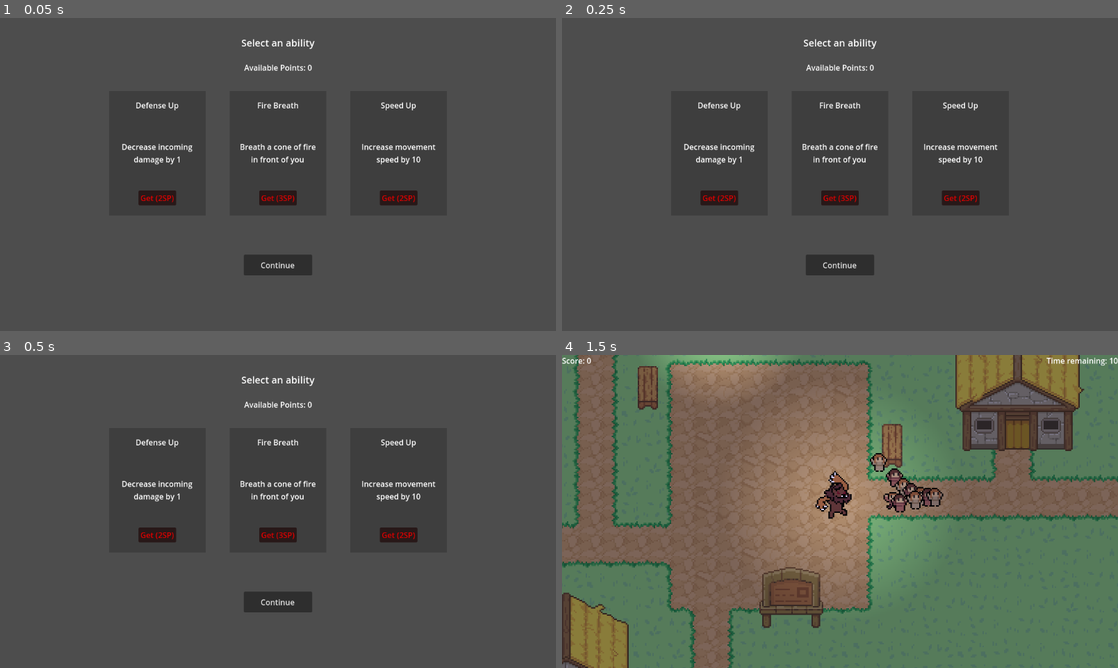
Above: before the commit, frames 1-4 (two rows, left to right).
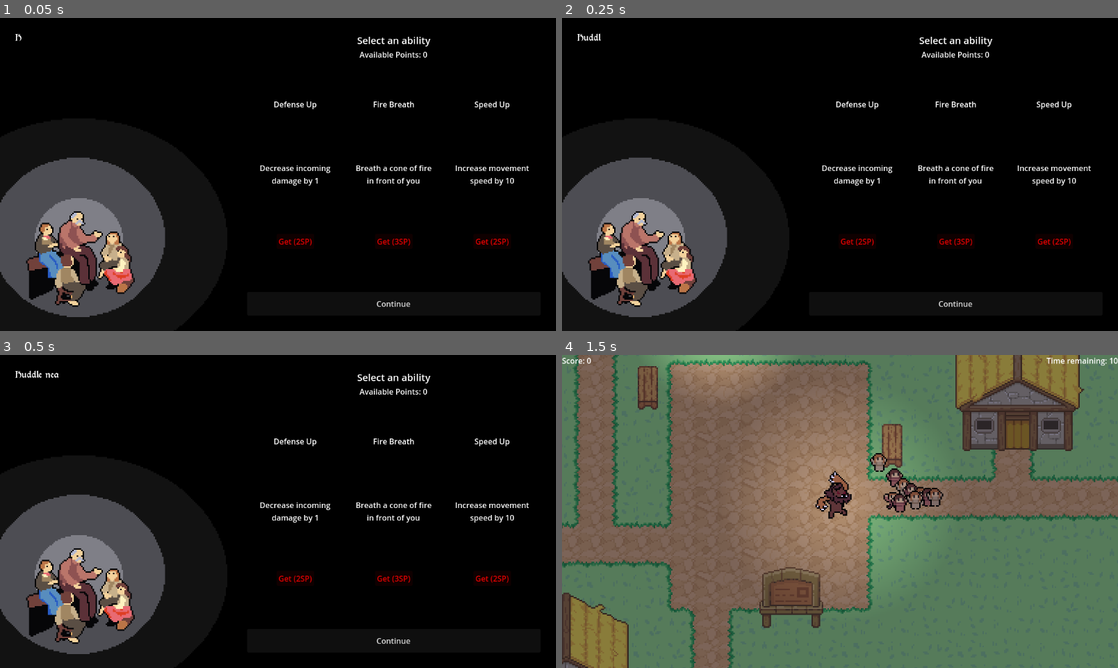
Above: after the commit, the same moments.

Repository: zhang-edward/folk-monster-game
Game: Godot game, scene res://scenes/PowerUpSelect.tscn
Same seed, same stepped clock (60 frames per second), same inputs: the game is played once before the commit and once after it. This scene is started directly instead of the project's main scene.
Inputs:
- Up to frame 1 (0.05 s): no input
- Up to frame 2 (0.25 s): no input
- Up to frame 3 (0.5 s): no input
- Up to frame 4 (1.5 s): click "Continue" at 0.5 s; hold D (move_right) from 1.28 s (still down); hold Space (attack) from 1.28 s (still down)

The runs differ from the first frame. In frame 1, 92% of the frame differs, in the area x 0-100%, y 0-100%; in frame 2, 92%; in frame 3, 92%; in frame 4, nothing differs.

Commit message:
Add old man storytelling and dialogue

Diff:
--- a/scenes/PowerUpSelect.tscn
+++ b/scenes/PowerUpSelect.tscn
@@ -1,7 +1,11 @@
-[gd_scene load_steps=3 format=3 uid="uid://chgqevh303ogo"]
+[gd_scene load_steps=7 format=3 uid="uid://bmmot5etbhluq"]
 
 [ext_resource type="Script" path="res://scripts/PowerUpSelect.gd" id="1_4xnrr"]
 [ext_resource type="Script" path="res://scripts/PowerUpBox.gd" id="2_l73ih"]
+[ext_resource type="FontFile" uid="uid://13j87krg6v02" path="res://MorrisRoman-Black.ttf" id="3_3xjaw"]
+[ext_resource type="Script" path="res://scripts/DialogueBox.gd" id="3_5uakd"]
+[ext_resource type="Texture2D" uid="uid://bdtfoitttphe3" path="res://sprites/art/old_man_storytelling.png" id="3_kty17"]
+[ext_resource type="Texture2D" uid="uid://c5id0egdocnqy" path="res://sprites/blood_splatter1.png" id="4_1hdir"]
 
 [node name="PowerUpSelect" type="Node2D"]
 script = ExtResource("1_4xnrr")
@@ -18,42 +22,47 @@
 
 [node name="Label" type="Label" parent="CanvasLayer/Control"]
 layout_mode = 1
-anchors_preset = 5
-anchor_left = 0.5
-anchor_right = 0.5
-offset_left = -76.0
-offset_top = 37.0
-offset_right = 76.0
-offset_bottom = 68.0
-grow_horizontal = 2
+anchors_preset = 1
+anchor_left = 1.0
+anchor_right = 1.0
+offset_left = -640.0
+offset_top = 32.0
+offset_right = -32.0
+offset_bottom = 63.0
+grow_horizontal = 0
 theme_override_font_sizes/font_size = 20
 text = "Select an ability"
+horizontal_alignment = 1
 
 [node name="Score" type="Label" parent="CanvasLayer/Control"]
 layout_mode = 1
-anchors_preset = 5
-anchor_left = 0.5
-anchor_right = 0.5
-offset_left = -64.0
-offset_top = 91.0
-offset_right = 64.0
-offset_bottom = 117.0
-grow_horizontal = 2
+anchors_preset = 1
+anchor_left = 1.0
+anchor_right = 1.0
+offset_left = -640.0
+offset_top = 64.0
+offset_right = -32.0
+offset_bottom = 90.0
+grow_horizontal = 0
 text = "Available Points:"
+horizontal_alignment = 1
 
 [node name="HBoxContainer" type="HBoxContainer" parent="CanvasLayer/Control"]
 layout_mode = 1
-anchors_preset = 15
-anchor_right = 1.0
-anchor_bottom = 1.0
-offset_top = 151.0
-offset_bottom = -239.0
-grow_horizontal = 2
-grow_vertical = 2
-theme_override_constants/separation = 50
-alignment = 1
+anchors_preset = 6
+anchor_left = 1.0
+anchor_top = 0.5
+anchor_right = 1.0
+anchor_bottom = 0.5
+offset_left = -640.0
+offset_top = -175.0
+offset_right = -32.0
+offset_bottom = 175.0
+grow_horizontal = 0
+grow_vertical = 2
 
 [node name="PowerUp" type="ColorRect" parent="CanvasLayer/Control/HBoxContainer"]
+unique_name_in_owner = true
 custom_minimum_size = Vector2(200, 2.08165e-12)
 layout_mode = 2
 color = Color(0, 0, 0, 0.196078)
@@ -109,6 +118,7 @@
 autowrap_mode = 2
 
 [node name="PowerUp2" type="ColorRect" parent="CanvasLayer/Control/HBoxContainer"]
+unique_name_in_owner = true
 custom_minimum_size = Vector2(200, 2.08165e-12)
 layout_mode = 2
 color = Color(0, 0, 0, 0.196078)
@@ -164,6 +174,7 @@
 autowrap_mode = 2
 
 [node name="PowerUp3" type="ColorRect" parent="CanvasLayer/Control/HBoxContainer"]
+unique_name_in_owner = true
 custom_minimum_size = Vector2(200, 2.08165e-12)
 layout_mode = 2
 color = Color(0, 0, 0, 0.196078)
@@ -220,18 +231,43 @@
 
 [node name="ContinueButton" type="Button" parent="CanvasLayer/Control"]
 layout_mode = 1
-anchors_preset = 7
-anchor_left = 0.5
-anchor_top = 1.0
-anchor_right = 0.5
-anchor_bottom = 1.0
-offset_left = -71.0
-offset_top = -158.0
-offset_right = 71.0
-offset_bottom = -115.0
-grow_horizontal = 2
+anchors_preset = 3
+anchor_left = 1.0
+anchor_top = 1.0
+anchor_right = 1.0
+anchor_bottom = 1.0
+offset_left = -640.0
+offset_top = -81.0
+offset_right = -32.0
+offset_bottom = -32.0
+grow_horizontal = 0
 grow_vertical = 0
 text = "Continue"
+
+[node name="RichTextLabel" type="RichTextLabel" parent="CanvasLayer/Control"]
+layout_mode = 0
+offset_left = 32.0
+offset_top = 32.0
+offset_right = 482.0
+offset_bottom = 332.0
+theme_override_fonts/normal_font = ExtResource("3_3xjaw")
+theme_override_font_sizes/normal_font_size = 22
+bbcode_enabled = true
+text = "test"
+script = ExtResource("3_5uakd")
+
+[node name="OldManStorytelling" type="Sprite2D" parent="."]
+position = Vector2(168, 451)
+scale = Vector2(3, 3)
+texture = ExtResource("3_kty17")
+
+[node name="BG" type="Sprite2D" parent="."]
+modulate = Color(0, 0, 0, 1)
+z_index = -1000
+position = Vector2(515, 204)
+scale = Vector2(150, 150)
+texture = ExtResource("4_1hdir")
+metadata/_edit_lock_ = true
 
 [connection signal="pressed" from="CanvasLayer/Control/HBoxContainer/PowerUp/SelectButton" to="CanvasLayer/Control/HBoxContainer/PowerUp" method="select_powerup"]
 [connection signal="pressed" from="CanvasLayer/Control/HBoxContainer/PowerUp2/SelectButton" to="CanvasLayer/Control/HBoxContainer/PowerUp2" method="select_powerup"]
--- /dev/null
+++ b/scripts/DialogueBox.gd
@@ -0,0 +1,69 @@
+extends RichTextLabel
+
+const INTRO_OPTIONS = [
+	"Gather 'round, children. Long ago, a monstrous creature haunted our village at night.",
+	"Come closer, little ones. In days of old, a terrifying beast prowled our village under the cover of darkness.",
+	"Listen closely, young ones. In the past, a fearsome creature stalked our village after the sun set.",
+	"Once upon a time, a monstrous creature terrorized our village after nightfall.",
+	"Huddle near, kids. Ages past, a sinister beast with glowing eyes haunted our nights.",
+	"Hear my tale, young ones. Once, a nightmarish beast roamed our village under the moon.",
+	"Come, listen well, children. Long ago, a terrifying monster lurked in the shadows of our village."
+]
+
+const KILL_COUNT_OPTIONS = [
+	"X souls were devoured by the beast on that fateful night.",
+	"That fateful night, the beast claimed X lives.",
+	"On that dreadful night, the beast took X souls.",
+	"X lives were lost on that horrific night, taken by the beast.",
+	"X souls fell to the beast on that tragic night.",
+	"The beast stole X souls on that fateful night.",
+	"X lives were taken by the beast on that grim night.",
+	"That terrible night, the beast claimed X souls.",
+	"On that fateful night, X souls were taken by the beast.",
+	"X souls were consumed by the beast on that dreadful night.",
+]
+
+const POWERUP_OPTIONS = [
+	"They say the beast could...",
+	"It is whispered that the beast could...",
+	"Legends tell that the beast had the power to...",
+	"Some believe the beast was able to...",
+	"Tales speak of the beast's ability to...",
+	"They claim the beast could...",
+	"Old stories say the beast was capable of...",
+	"It is said the beast possessed the power to...",
+	"Rumor has it the beast could...",
+	"Folk tales describe how the beast could..."
+]
+
+const SCROLL_INTERVAL = 0.02
+const PUNCTUATION_INTERVAL = 0.5
+const COMMA_INTERVAL = 0.1
+
+var _scroll_interval := SCROLL_INTERVAL
+var _t = 0
+
+# Called when the node enters the scene tree for the first time.
+func _ready():
+	text = ""
+	var score = (get_node("/root/PlayerVariables") as PlayerVariables).player_score
+	text += INTRO_OPTIONS[randi() % INTRO_OPTIONS.size()] + "\n\n"
+	text += KILL_COUNT_OPTIONS[randi() % KILL_COUNT_OPTIONS.size()].replace("X", str(score)) + "\n\n"
+	text += POWERUP_OPTIONS[randi() % POWERUP_OPTIONS.size()] + "\n\n"
+	visible_characters = 0
+
+# Called every frame. 'delta' is the elapsed time since the previous frame.
+func _process(delta):
+	if _t > _scroll_interval:
+		_t = 0
+		if visible_characters < text.length():
+			visible_characters += 1
+			var last_char = text.substr(visible_characters - 1, 1)
+			if last_char == "." or last_char == "\n":
+				_scroll_interval = PUNCTUATION_INTERVAL
+			elif last_char == ",":
+				_scroll_interval = COMMA_INTERVAL
+			else:
+				_scroll_interval = SCROLL_INTERVAL
+	else:
+		_t += delta
--- a/scripts/PowerUpSelect.gd
+++ b/scripts/PowerUpSelect.gd
@@ -4,9 +4,9 @@
 @onready var _player_variables := get_node("/root/PlayerVariables") as PlayerVariables
 @onready var score = $CanvasLayer/Control/Score as Label
 @onready var power_up_boxes: Array[PowerUpBox] = [
-	$CanvasLayer/Control/HBoxContainer/PowerUp as PowerUpBox,
-	$CanvasLayer/Control/HBoxContainer/PowerUp2 as PowerUpBox,
-	$CanvasLayer/Control/HBoxContainer/PowerUp3 as PowerUpBox
+	%PowerUp as PowerUpBox,
+	%PowerUp2 as PowerUpBox,
+	%PowerUp3 as PowerUpBox
 ]
 
 const POWER_UPS = [
Binary file added: MorrisRoman-Black.ttf
Not shown, added: MorrisRoman-Black.ttf.import
Not shown: 1 places in prefabs/Player.tscn that only renumber resources
Binary file added: sprites/art/old_man_storytelling.aseprite
Binary file added: sprites/art/old_man_storytelling.png
Not shown, added: sprites/art/old_man_storytelling.png.import
Binary file added: vinque rg.otf
Not shown, added: vinque rg.otf.import
